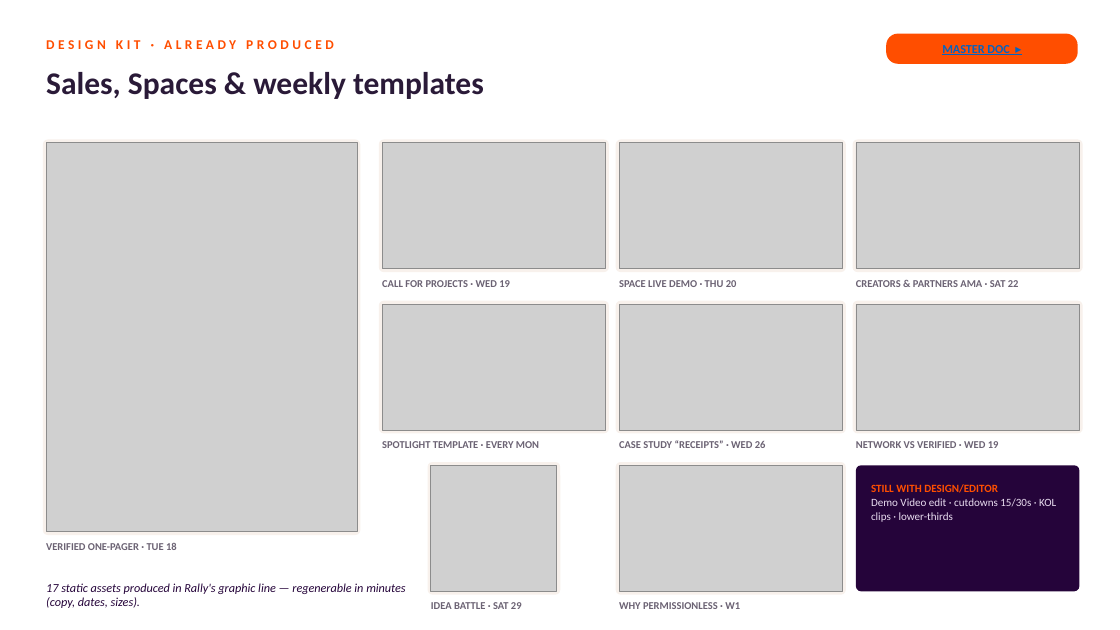
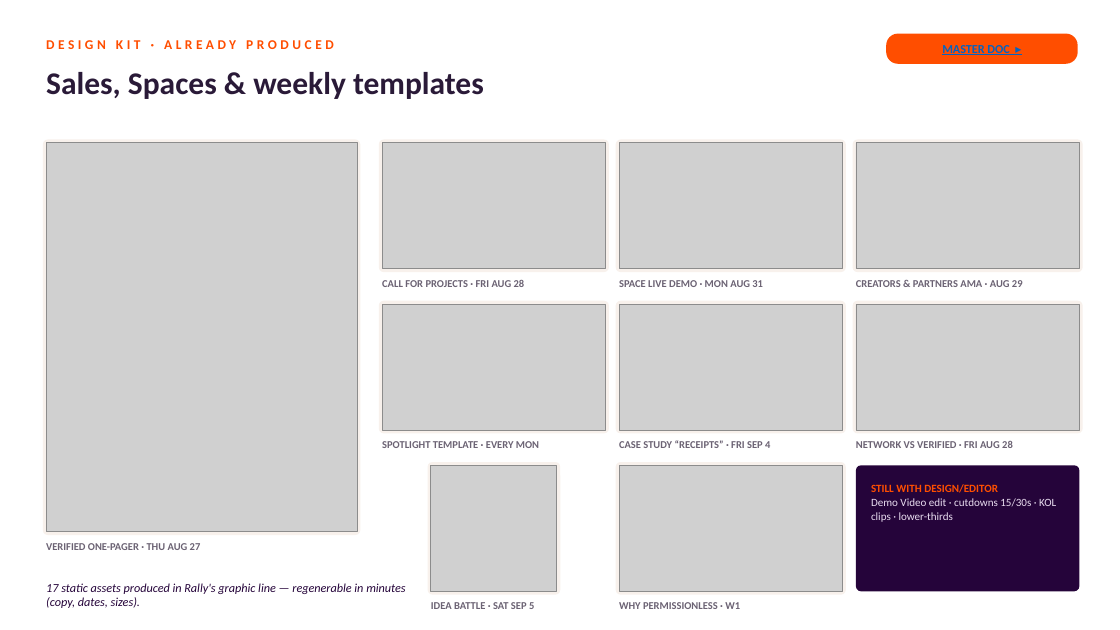
Before and after one commit to sergiogenlayer/predictionmarket, a slide deck: slide 11 of marketing/Rally_Permissionless_Campaigns_Plan.pptx. Drawn at 1120x630 pixels with LibreOffice and Linux fonts; fonts in the diff are those of the drawing; grey boxes stand for pictures. Boxes give left, top, right and bottom in pixels: in the first picture for what was removed or moved away, otherwise in the second. Text is boxed around its words. In the diff, an @@ line names an element or a change of style, - is before the commit and + after.

```diff
--- a/marketing/Rally_Permissionless_Campaigns_Plan.pptx
+++ b/marketing/Rally_Permissionless_Campaigns_Plan.pptx
@@ text at (x1=382, y1=280, x2=525, y2=287): text changed @@
-CALL FOR PROJECTS · WED 19
+CALL FOR PROJECTS · FRI AUG 28
@@ text at (x1=619, y1=280, x2=763, y2=287): text changed @@
-SPACE LIVE DEMO · THU 20
+SPACE LIVE DEMO · MON AUG 31
@@ text at (x1=856, y1=280, x2=1023, y2=287): text changed @@
-CREATORS & PARTNERS AMA · SAT 22
+CREATORS & PARTNERS AMA · AUG 29
@@ text at (x1=619, y1=440, x2=770, y2=448): text changed @@
-CASE STUDY “RECEIPTS” · WED 26
+CASE STUDY “RECEIPTS” · FRI SEP 4
@@ text at (x1=856, y1=441, x2=1013, y2=448): text changed @@
-NETWORK VS VERIFIED · WED 19
+NETWORK VS VERIFIED · FRI AUG 28
@@ text at (x1=46, y1=543, x2=201, y2=550): text changed @@
-VERIFIED ONE-PAGER · TUE 18
+VERIFIED ONE-PAGER · THU AUG 27
@@ text at (x1=431, y1=602, x2=534, y2=609): text changed @@
-IDEA BATTLE · SAT 29
+IDEA BATTLE · SAT SEP 5
```
Also in this commit, not shown: 9 other slides changed, 8 other files.
